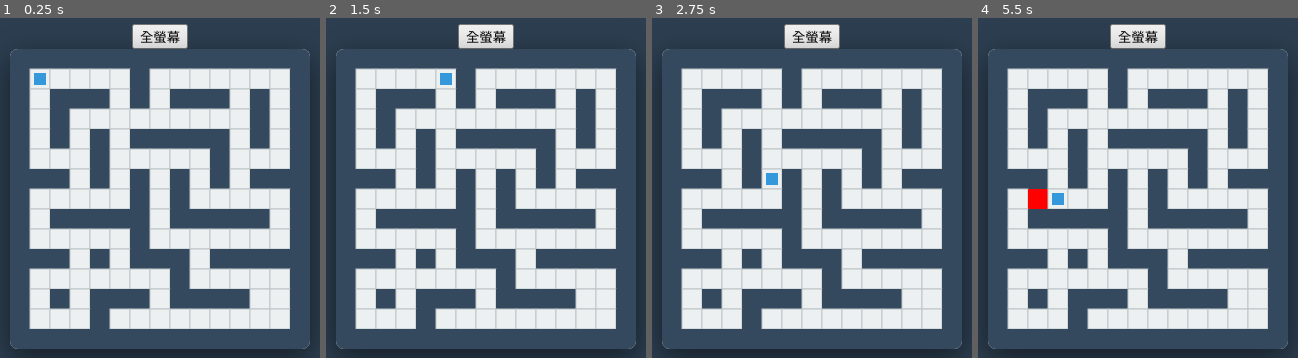
Above: before the commit, frames 1-4 (left to right).
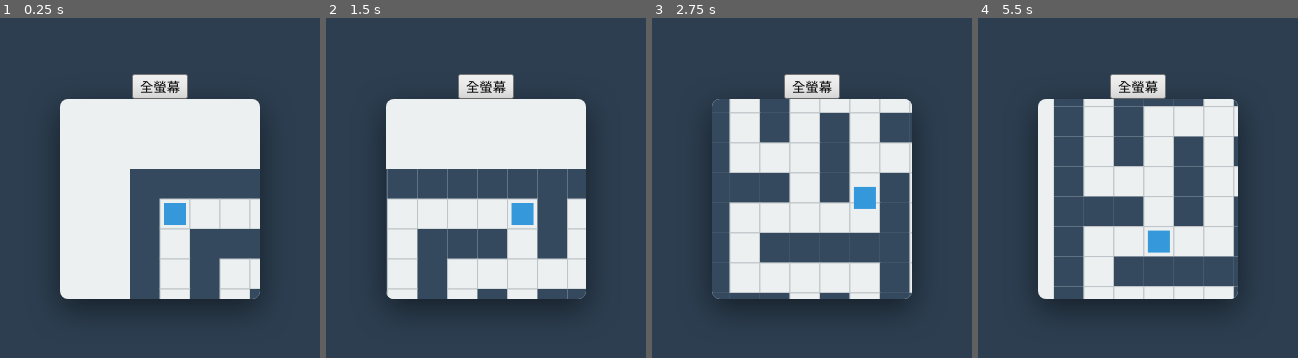
Above: after the commit, the same moments.

Repository: Josh-Josh-Josh-sys/my-game
Game: browser game, page index.html
The game is run twice, just before and just after one commit, with the same random seed, the same clock (stepped at 60 frames per second) and the same inputs.
Inputs (mouse positions are in pixels of both pictures, inside the frame that each line leads up to):
- Up to frame 1 (0.25 s): no input
- Up to frame 2 (1.5 s): click (486, 198) at 0.27 s; hold Right from 1.03 s (still down)
- Up to frame 3 (2.75 s): release Right at 1.53 s; hold Down 1.58-1.85 s; hold Left 1.9-2.47 s; tap D at 2.52 s; hold Up from 2.52 s (still down)
- Up to frame 4 (5.5 s): release Up at 2.82 s; hold Right 2.87-3.53 s; tap A at 3.52 s; hold Up 3.58-3.82 s; hold Left 3.87-4.3 s; hold Down 4.35-4.68 s; hold Right 4.73-5.23 s; hold Down from 5.28 s (still down)

The runs differ from the first frame. In frame 1, 43% of the frame differs, in the area x 3-97%, y 1-100%; in frame 2, 44%; in frame 3, 46%; in frame 4, 44%.

Commit message:
Update index.html

Diff:
--- a/index.html
+++ b/index.html
@@ -3,7 +3,7 @@
 <head>
     <meta charset="UTF-8">
     <meta name="viewport" content="width=device-width, initial-scale=1.0">
-    <title>11/02測試版</title>
+    <title>11/08測試版</title>
     <style>
         body {
             margin: 0;
@@ -34,7 +34,7 @@
 <body>
     <button id="fsBtn">全螢幕</button>
     <!-- 遊戲畫布 -->
-    <canvas id="gameCanvas" width="300" height="300"></canvas>
+    <canvas id="gameCanvas" width="200" height="200"></canvas>
 
 
     <script>
@@ -57,7 +57,7 @@
          */
         const canvas = document.getElementById('gameCanvas');
         const ctx = canvas.getContext('2d');//叫出繪圖的工具
-        const TILE_SIZE = 20; // 每個方格的大小 (像素)
+        const TILE_SIZE = 30; // 每個方格的大小 (像素)
 
         // 簡單的 2D 陣列地圖: 1 代表牆壁, 0 代表可移動的空地
         const map = [
@@ -72,7 +72,7 @@
             [1,0,1,1,1,1,1,0,1,1,1,1,1,0,1],
             [1,0,0,0,0,0,1,0,0,0,0,0,0,0,1],
             [1,1,1,0,1,0,1,1,1,0,1,1,1,1,1],
-            [1,0,0,0,0,0,0,0,1,0,0,0,0,0,1],
+            [1,0,0,0,0,0,0,0,1,0,0,0,0,1,1],
             [1,0,1,0,1,1,1,0,1,1,1,1,0,0,1],
             [1,0,0,0,1,0,0,0,0,0,0,0,0,0,1],
             [1,1,1,1,1,1,1,1,1,1,1,1,1,1,1]
@@ -86,20 +86,27 @@
          * ==========================================
          */
         const player = {
-            col: 1,           // 邏輯上的網格 X 座標 (起點在 1,1)
-            row: 1,           // 邏輯上的網格 Y 座標
-            px: 1 * TILE_SIZE,// 渲染用的像素 X 座標
-            py: 1 * TILE_SIZE,// 渲染用的像素 Y 座標
-            targetPx: 1 * TILE_SIZE, // 移動目標的像素 X 座標
-            targetPy: 1 * TILE_SIZE, // 移動目標的像素 Y 座標
+            col: 1,
+            row: 1,
+            px: 1 * TILE_SIZE,
+            py: 1 * TILE_SIZE,
+            targetPx: 1 * TILE_SIZE,
+            targetPy: 1 * TILE_SIZE,
             nextdx:0,
             nextdy:0,
-            isMoving: false,  // 動畫狀態鎖定 (若為 true 則不接受新指令)
-            speed: 10,        // 移動速度 (每幀移動的像素，越高越快)
-            color: '#3498db',  // 角色顏色 (藍色)
-            hb:100,
+            isMoving: false,
+            speed: 10,
+            color: '#3498db',
+            hp:100,
             point:0
         };
+
+        const camera = {
+            cx: 1 * TILE_SIZE,
+            cy: 1 * TILE_SIZE,
+            sp: 0.00005,
+
+        }
 
         /**
          * ==========================================
@@ -122,9 +129,7 @@
                 nextRow += dy;
             }
 
-            // 如果計算出的終點跟原本的位置不同 (代表可以移動)
             if (nextCol !== player.col || nextRow !== player.row) {
-                // 更新邏輯網格座標
                 player.col = nextCol;
                 player.row = nextRow;
 
@@ -169,7 +174,6 @@
                     player.px += (diffX / distance) * player.speed;
                     player.py += (diffY / distance) * player.speed;
                 }
-                if(Math.random()>0.99) dropLoot();
             }
         }
 
@@ -186,10 +190,23 @@
 
         function getLoot(){
         }
-
+        function cameraMove(){
+            const dcpx=player.px-camera.cx;
+            const dcpy=player.py-camera.cy;
+            const dcp = Math.sqrt(dcpx * dcpx + dcpy * dcpy);
+            const speed = dcp * dcp * camera.sp;
+            camera.cx += dcpx * speed;
+            camera.cy += dcpy * speed;
+            cameraX = camera.cx - (canvas.width / 2);
+            cameraY = camera.cy - (canvas.height / 2);
+            ctx.save(); // 儲存當前畫布狀態
+            ctx.translate(-cameraX, -cameraY);
+        }
         function draw() {
-            // 清空畫布
+
             ctx.clearRect(0, 0, canvas.width, canvas.height);
+
+            cameraMove();
 
             // 繪製地圖網格
             for (let r = 0; r < ROWS; r++) {
@@ -217,6 +234,7 @@
             // 讓玩家方塊比格子稍微小一點，看起來比較舒服 (padding 4px)
             const padding = 4;
             ctx.fillRect(player.px + padding, player.py + padding, TILE_SIZE - padding * 2, TILE_SIZE - padding * 2);
+            ctx.restore();
         }
 
         function gameLoop() {
